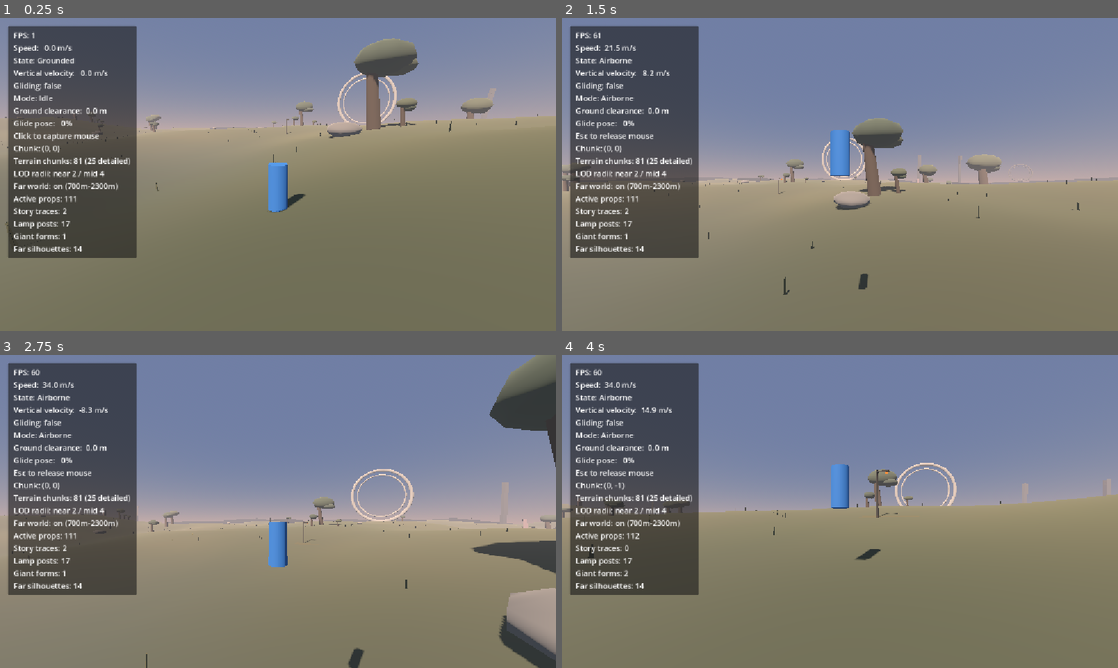
Above: before the commit, frames 1-4 (two rows, left to right).
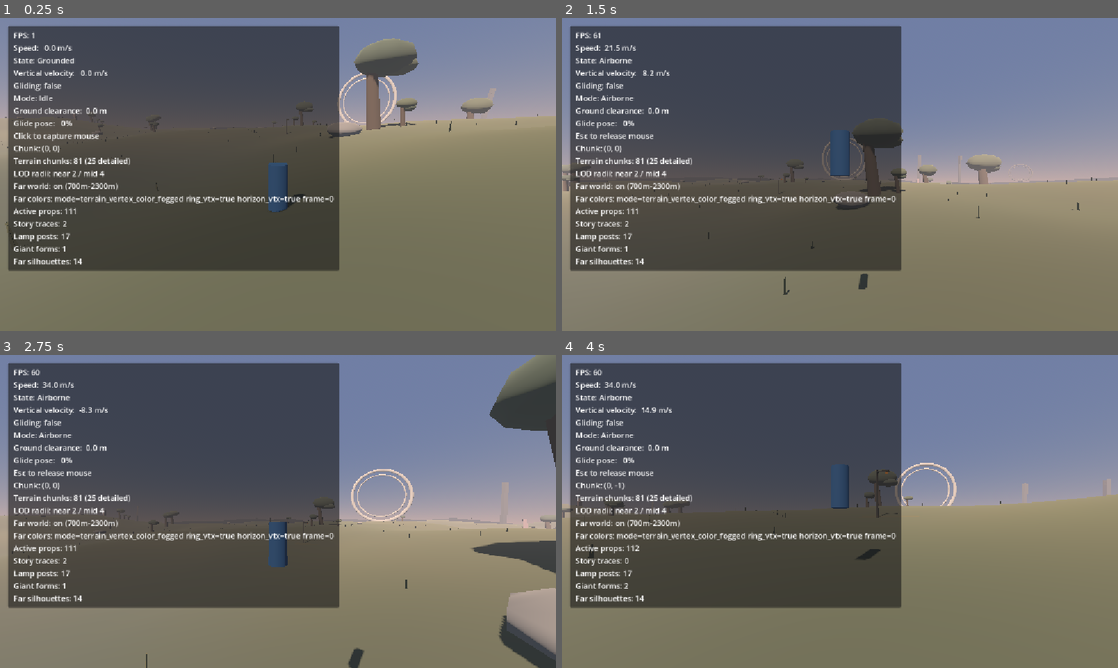
Above: after the commit, the same moments.

Repository: nimanimanima-rgb/DreamRunner
Game: Godot game, scene res://scenes/ProceduralTest.tscn
Two runs of this game, one before a commit and one after it. Both use one fixed random seed, a clock stepped at 60 frames per second and the inputs below. This scene is started directly instead of the project's main scene.
Inputs (mouse positions are in pixels of both pictures, inside the frame that each line leads up to):
- Up to frame 1 (0.25 s): no input
- Up to frame 2 (1.5 s): tap Enter at 0.5 s; move the mouse to (812, 237) at 0.52 s; hold Q (shift_dimension) 0.53-1.28 s; hold W (move_forward) from 0.53 s (still down); click (812, 237) at 0.67 s; tap Space (jump) at 0.77 s; move the mouse to (878, 177) at 1.27 s; tap M at 1.35 s
- Up to frame 3 (2.75 s): keep holding W (move_forward); tap Space (jump) at 1.52 s; move the mouse to (233, 508) at 2.02 s; hold Q (shift_dimension) from 2.03 s (still down)
- Up to frame 4 (4 s): move the mouse to (845, 511) at 2.77 s; release W (move_forward) at 2.78 s; release Q (shift_dimension) at 2.78 s; hold A (move_left) 2.78-3.53 s; tap M at 2.85 s; click (845, 511) at 2.92 s; tap Space (jump) at 3.02, 3.77 s; move the mouse to (817, 505) at 3.52 s; hold W (move_forward) from 3.53 s (still down); hold Q (shift_dimension) from 3.53 s (still down)

The runs differ from the first frame. In frame 1, 30% of the frame differs, in the area x 1-62%, y 2-81%; in frame 2, 30%; in frame 3, 30%, in the area x 1-61%, y 2-81%; in frame 4, 30%.
Error in both runs: Invalid assignment of property or key 'rotation' with value of type 'Vector3' on a base object of type 'null instance'. (res://scripts/player_controller.gd:105)

Commit message:
Fix far horizon terrain blending

Diff:
--- a/scripts/debug_hud.gd
+++ b/scripts/debug_hud.gd
@@ -44,6 +44,7 @@
 		var playable_radius = terrain_manager.call("get_playable_chunk_radius")
 		var mid_radius = terrain_manager.call("get_mid_terrain_radius")
 		var far_world_status = terrain_manager.call("get_far_world_status")
+		var far_world_colors = terrain_manager.call("get_far_world_color_debug")
 		var prop_count = terrain_manager.call("get_active_prop_count")
 		var story_trace_count = terrain_manager.call("get_visible_story_trace_count")
 		var lamp_post_count = terrain_manager.call("get_active_lamp_post_count")
@@ -54,6 +55,7 @@
 			+ "Terrain chunks: %d (%d detailed)\n" % [chunk_count, detailed_chunk_count]
 			+ "LOD radii: near %d / mid %d\n" % [playable_radius, mid_radius]
 			+ "Far world: %s\n" % far_world_status
+			+ "Far colors: %s\n" % far_world_colors
 			+ "Active props: %d\n" % prop_count
 			+ "Story traces: %d\n" % story_trace_count
 			+ "Lamp posts: %d\n" % lamp_post_count
--- a/scripts/dream_atmosphere.gd
+++ b/scripts/dream_atmosphere.gd
@@ -412,5 +412,24 @@
 	return dimension_layers[current_dimension_index].display_name
 
 
+func get_current_ground_bottom_color() -> Color:
+	if current_dimension_index < 0 or current_dimension_index >= dimension_layers.size():
+		return Color(0.1, 0.12, 0.13)
+	return dimension_layers[current_dimension_index].ground_bottom
+
+
+func get_current_ground_horizon_color() -> Color:
+	if current_dimension_index < 0 or current_dimension_index >= dimension_layers.size():
+		return Color(0.34, 0.36, 0.33)
+	return dimension_layers[current_dimension_index].ground_horizon
+
+
+func get_current_far_ground_source_color() -> Color:
+	return get_current_ground_bottom_color().lerp(
+		get_current_ground_horizon_color(),
+		0.65
+	)
+
+
 # Future dimension-aware objects can connect to dimension_changed and decide whether
 # to reveal, transform, recolor, or alter sound. Keep those behaviors out of this node.
--- a/scripts/terrain_chunk_manager.gd
+++ b/scripts/terrain_chunk_manager.gd
@@ -118,6 +118,7 @@
 var horizon_terrain_instance: MeshInstance3D
 var far_terrain_material: StandardMaterial3D
 var horizon_terrain_material: StandardMaterial3D
+var last_far_world_color_update_frame: int = -1
 var current_chunk := Vector2i.ZERO
 
 var terrain_noise: FastNoiseLite
@@ -487,9 +488,13 @@
 
 
 func create_far_world_layers() -> void:
-	far_terrain_material = create_grass_material(Color(0.28, 0.31, 0.29))
-	horizon_terrain_material = create_grass_material(Color(0.22, 0.26, 0.27))
+	# Match normal terrain exactly: lit vertex colors plus engine fog. Separate
+	# material instances preserve independent future distance tuning.
+	far_terrain_material = create_grass_material(Color.WHITE)
+	far_terrain_material.vertex_color_use_as_albedo = true
 	far_terrain_material.cull_mode = BaseMaterial3D.CULL_DISABLED
+	horizon_terrain_material = create_grass_material(Color.WHITE)
+	horizon_terrain_material.vertex_color_use_as_albedo = true
 	horizon_terrain_material.cull_mode = BaseMaterial3D.CULL_DISABLED
 
 	far_terrain_instance = MeshInstance3D.new()
@@ -535,6 +540,7 @@
 	var row_size: int = far_world_radial_segments + 1
 	var vertices := PackedVector3Array()
 	var normals := PackedVector3Array()
+	var colors := PackedColorArray()
 	var indices := PackedInt32Array()
 	for radial_index in range(radial_steps + 1):
 		var radial_weight: float = float(radial_index) / float(radial_steps)
@@ -543,9 +549,12 @@
 			var angle: float = TAU * float(segment) / float(far_world_radial_segments)
 			var local_x: float = cos(angle) * radius
 			var local_z: float = sin(angle) * radius
+			var world_x: float = center.x + local_x
+			var world_z: float = center.y + local_z
+			var terrain_height: float = sample_height(world_x, world_z)
 			# Sit slightly beneath overlapping square LOD chunks to prevent distant
 			# z-fighting while preserving the same underlying height silhouette.
-			var height: float = sample_height(center.x + local_x, center.y + local_z) - 2.0
+			var height: float = terrain_height - 2.0
 			if add_horizon_silhouette:
 				# Broad angular waves lift only the remote band into irregular ridge
 				# silhouettes; dense fog dissolves its outer boundary into the sky.
@@ -555,7 +564,16 @@
 				)
 				height += smoothstep(0.0, 0.72, radial_weight) * (18.0 + ridge_wave)
 			vertices.append(Vector3(local_x, height, local_z))
-			normals.append(Vector3.UP)
+			var terrain_normal: Vector3 = sample_surface_normal(world_x, world_z)
+			normals.append(terrain_normal)
+			var terrain_color: Color = get_terrain_vertex_color(
+				world_x, world_z, terrain_height, terrain_normal
+			)
+			var distance_lift: float = 0.1 if not add_horizon_silhouette else 0.16
+			var lifted_color: Color = terrain_color.lerp(
+				Color(0.72, 0.74, 0.66), distance_lift
+			)
+			colors.append(Color(lifted_color.r, lifted_color.g, lifted_color.b, 1.0))
 	for radial_index in range(radial_steps):
 		for segment in range(far_world_radial_segments):
 			var inner_left: int = radial_index * row_size + segment
@@ -570,6 +588,7 @@
 	arrays.resize(Mesh.ARRAY_MAX)
 	arrays[Mesh.ARRAY_VERTEX] = vertices
 	arrays[Mesh.ARRAY_NORMAL] = normals
+	arrays[Mesh.ARRAY_COLOR] = colors
 	arrays[Mesh.ARRAY_INDEX] = indices
 	var mesh := ArrayMesh.new()
 	mesh.add_surface_from_arrays(Mesh.PRIMITIVE_TRIANGLES, arrays)
@@ -579,19 +598,9 @@
 func update_far_world_materials() -> void:
 	if far_terrain_material == null or horizon_terrain_material == null:
 		return
-	# Near terrain blends these two dusty greens through vertex color. Darkening
-	# their exact midpoint preserves its olive hue; no white/grey tint is added.
-	var ground_green: Color = grass_color_a.lerp(grass_color_b, 0.5)
-	var colors: Dictionary = {
-		&"pale_dawn": [ground_green.darkened(0.1), ground_green.darkened(0.18)],
-		&"cold_overcast": [Color(0.22, 0.265, 0.28), Color(0.15, 0.19, 0.215)],
-		&"golden_dissolve": [ground_green.darkened(0.08), ground_green.darkened(0.16)],
-		&"blue_liminal_night": [Color(0.09, 0.13, 0.2), Color(0.045, 0.075, 0.135)],
-		&"dust_haze_afternoon": [ground_green.darkened(0.12), ground_green.darkened(0.2)],
-	}
-	var profile: Array = colors.get(current_dimension_id, colors[&"pale_dawn"])
-	far_terrain_material.albedo_color = profile[0]
-	horizon_terrain_material.albedo_color = profile[1]
+	# Dimension changes reach these materials through the same environment
+	# lighting and fog path as regular terrain; no flat color override remains.
+	last_far_world_color_update_frame = Engine.get_process_frames()
 
 
 func create_landmark_dimension_materials() -> void:
@@ -2163,6 +2172,10 @@
 	return "on (%dm-%dm)" % [roundi(far_terrain_inner_radius), roundi(horizon_outer_radius)]
 
 
+func get_far_world_color_debug() -> String:
+	return "mode=terrain_vertex_color_fogged ring_vtx=true horizon_vtx=true frame=%d" % last_far_world_color_update_frame
+
+
 func get_playable_chunk_radius() -> int:
 	return active_radius
 
Not shown, changed: CURRENT_STATE.md
